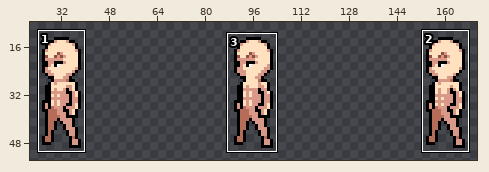
Edited in one commit: sprite sheet (public/assets/Characters/Skeleton/Inworld/Idle/West/sheet.png). The picture above shows the old version from afar; the outline marks the close-up.
Close-up. Old version:
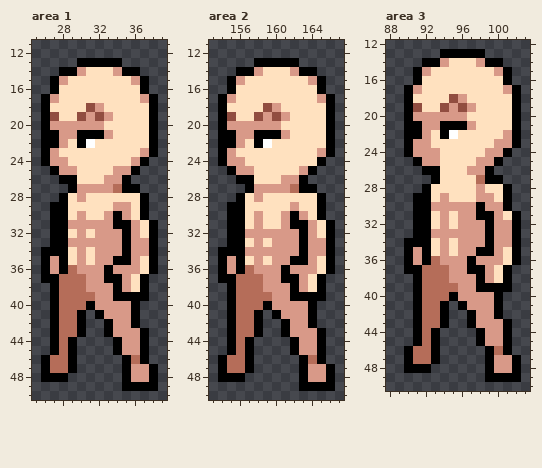
The file is 192x64 pixels. Shown: area 1: x 25..39, y 11..50; area 2: x 153..167, y 11..50; area 3: x 88..103, y 12..50. The wide view leaves out empty margins.
And afterwards:
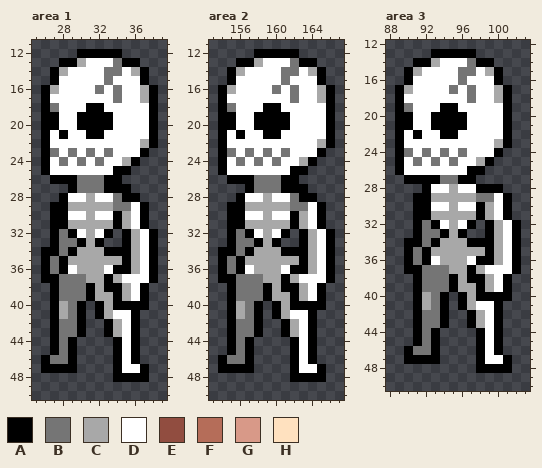
Palette (. is transparent): A #000000  B #757575  C #a8a8a8  D #ffffff  E #914d40  F #b56d59  G #d89988  H #ffe1bf
Author's note on the commit: monsters inworld west+east idle
What changed:
Changed rows in their new state; - is an unchanged pixel.
Area 1:
first column x 26:
12 ----AAAAA----
13 --AACDDDBAA--
14 -ACDDDDBBDCA-
15 --DDDDDBDDD--
16 ACDDDDBDBDDCA
17 -DDDDDDDBDDC-
18 -BDDDAADDDDD-
19 -ADDAAAADDDD-
20 -ADDAAAADDDD-
21 -DADD--DDDDD-
22 -DDDD-DDDDDC-
23 -BDBDBDBDDDA.
24 -DBDBDBDDCA.-
25 ADDDDDDDAA.--
26 -A--BBBAA.---
27 ----BBBAA-.--
28 ---DDCDDBAA.-
29 ---CCCCCBBD--
30 ---DDCDD-CD--
31 ---CCCCC-CDA.
32 --BADCDA.-CD-
33 --BBACA..-CD-
34 --BACCCAA-CD-
35 -B-CCCCCC-CD-
36 -B-DCCCDAACD-
37 --BBBCC-CDDDA
38 --BBBACA-CD--
39 --BBBACC-CD--
40 --CBA.ACAA-A-
41 --CB---CDD---
42 --BB----CD---
43 --BB----CDA.-
44 --B------DA.-
45 --B------DA.-
46 -BB-----ADA.-
47 -AA-----ADDA.
48 ...-----A-AA.
49 ---------....
Area 2:
first column x 154:
12 ----AAAAA----
13 --AACDDDBAA--
14 -ACDDDDBBDCA-
15 --DDDDDBDDD--
16 ACDDDDBDBDDCA
17 -DDDDDDDBDDC-
18 -BDDDAADDDDD-
19 -ADDAAAADDDD-
20 -ADDAAAADDDD-
21 -DADD--DDDDD-
22 -DDDD-DDDDDC-
23 -BDBDBDBDDDA.
24 -DBDBDBDDCA.-
25 ADDDDDDDAA.--
26 -A--BBBAA.---
27 ----BBBAA-.--
28 ---DDCDDBAA.-
29 ---CCCCCBBD--
30 ---DDCDD-CD--
31 ---CCCCC-CDA.
32 --BADCDA.-CD-
33 --BBACA..-CD-
34 --BACCCAA-CD-
35 -B-CCCCCC-CD-
36 -B-DCCCDAACD-
37 --BBBCC-CDDDA
38 --BBBACA-CD--
39 --BBBACC-CD--
40 --CBA.ACAA-A-
41 --CB---CDD---
42 --BB----CD---
43 --BB----CDA.-
44 --B------DA.-
45 --B------DA.-
46 -BB-----ADA.-
47 -AA-----ADDA.
48 ...-----A-AA.
49 ---------....
Area 3:
first column x 89:
13 ----A----.----
14 --A-CDDDBA-.--
15 -ACDDDDBBDCA.-
16 -ADDDDDBDDDA.-
17 ACDDDDBDBDDCA.
18 ADDDDDDDBDDCA.
19 ABDDDAADDDDDA.
20 A-DDAAAADDDDA.
21 A-DDA---DDDDA.
22 AD-DD-ADDDDDA.
23 ADDDDDDDDDDCA.
24 ABDBDBDBDDDA.-
25 ADBDBDBDDCA.--
26 ADDDDDDDAA.---
27 -AAA-BBAA...--
28 ----DDCDDAAA.-
29 ----CCCCCBBD--
30 ----DDCDD-CD--
31 ----CCCCC-CDA.
32 ---BADCDA.-CD-
33 ---BBACA..-CD-
34 ---BACCCAA-CD-
35 --B-CCCCCC-CD-
36 --B-DCCCDAACD-
37 ---BBBCC-CDDDA
38 ---BBBACA-CD--
39 ---BBBACC-CD--
40 ---CBA.ACAA-A-
41 ---CB---CDD---
42 ---BB----CD---
43 ---BB----CDA.-
44 ---B------DA.-
45 ---B------DA.-
46 --BB-----ADA.-
47 --AA-----ADDA.
48 -...-----A-AA.
49 ----------....
